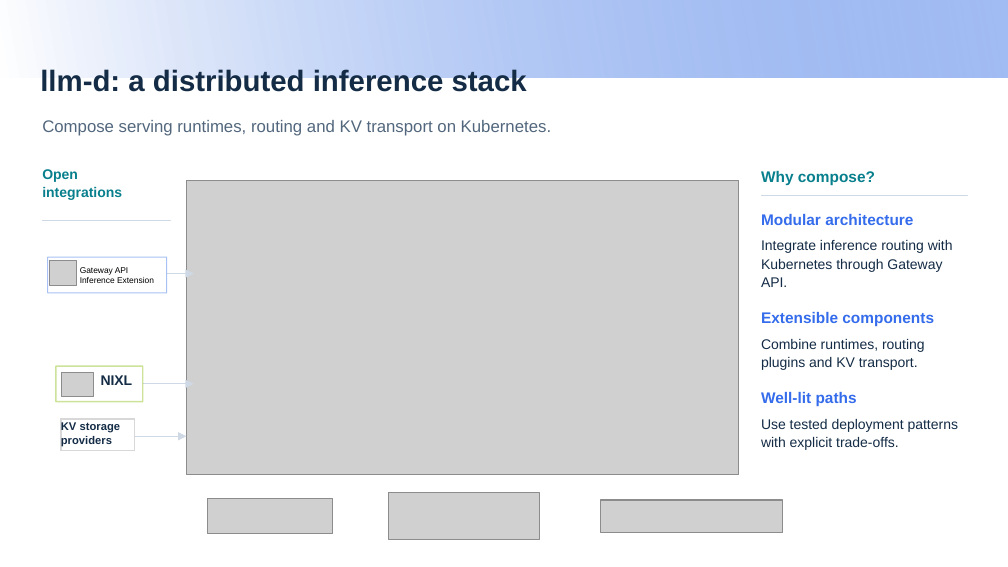
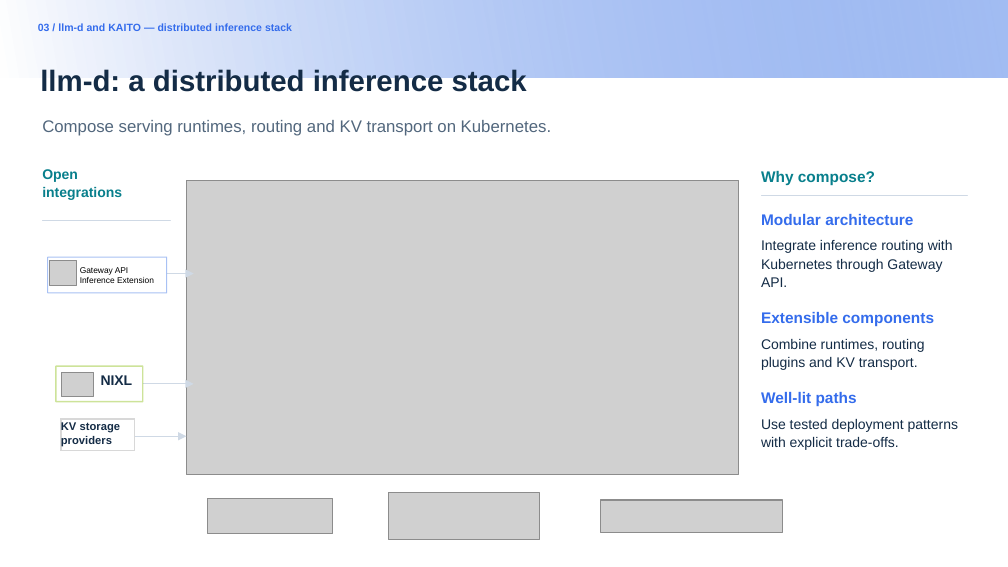
Before and after one commit to andyzhangx/demo, a slide deck: slide 15 of llm/pd-disaggregation/kubecon-na-2026-pd-disaggregation-kaito-llmd.pptx. Drawn at 1008x567 pixels with LibreOffice and Linux fonts; fonts in the diff are those of the drawing; grey boxes stand for pictures; background and template pictures are left out. Boxes give left, top, right and bottom in pixels: in the first picture for what was removed or moved away, otherwise in the second. Text is boxed around its words. In the diff, an @@ line names an element or a change of style, - is before the commit and + after.

```diff
--- a/llm/pd-disaggregation/kubecon-na-2026-pd-disaggregation-kaito-llmd.pptx
+++ b/llm/pd-disaggregation/kubecon-na-2026-pd-disaggregation-kaito-llmd.pptx
@@ text added at (38, 23, 292, 31), 7.5 pt, text #346CEC, bold @@
+03 / llm-d and KAITO — distributed inference stack
```
Also in this commit, not shown: 21 other slides changed, 1 slide added, 1 slide removed.
